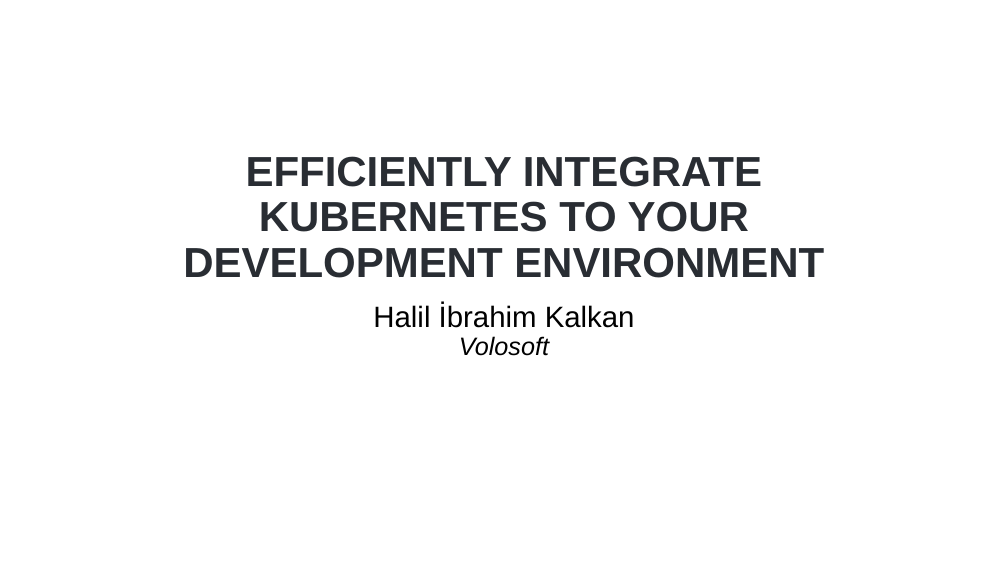
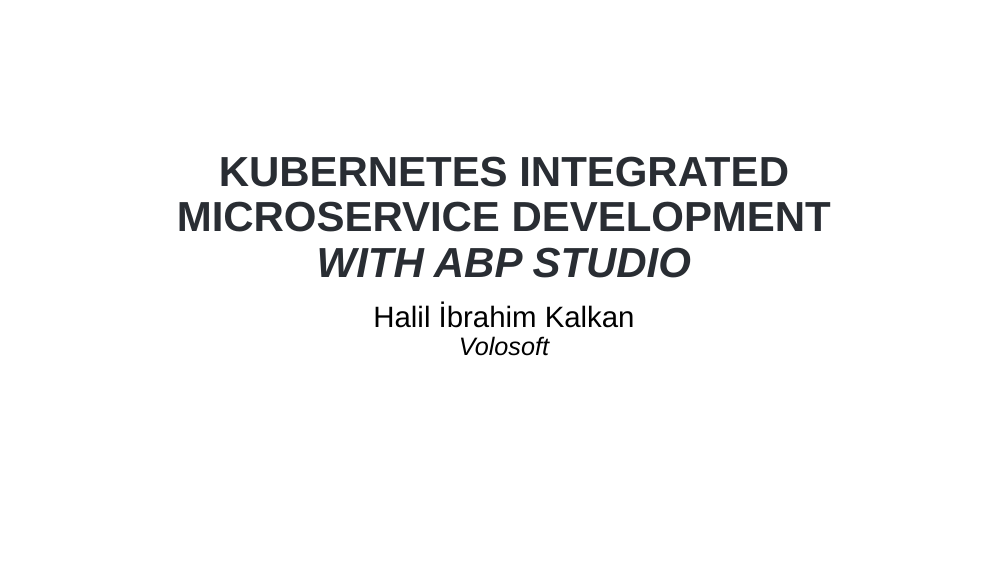
Before and after one commit to hikalkan/presentations, a slide deck: slide 1 of 2023-05-10 ABP Conf 2023 Developing with Kubernetes/Developing with Kubernetes.pptx. Drawn at 1008x567 pixels with LibreOffice and Linux fonts; fonts in the diff are those of the drawing; background and template pictures are left out. Boxes give left, top, right and bottom in pixels: in the first picture for what was removed or moved away, otherwise in the second. Text is boxed around its words. In the diff, an @@ line names an element or a change of style, - is before the commit and + after.

```diff
--- a/2023-05-10 ABP Conf 2023 Developing with Kubernetes/Developing with Kubernetes.pptx
+++ b/2023-05-10 ABP Conf 2023 Developing with Kubernetes/Developing with Kubernetes.pptx
@@ title at (x1=177, y1=156, x2=831, y2=278): text changed @@
-EFFICIENTLY INTEGRATE KUBERNETES TO YOUR DEVELOPMENT ENVIRONMENT
+KUBERNETES INTEGRATED MICROSERVICE DEVELOPMENT WITH ABP STUDIO
```
